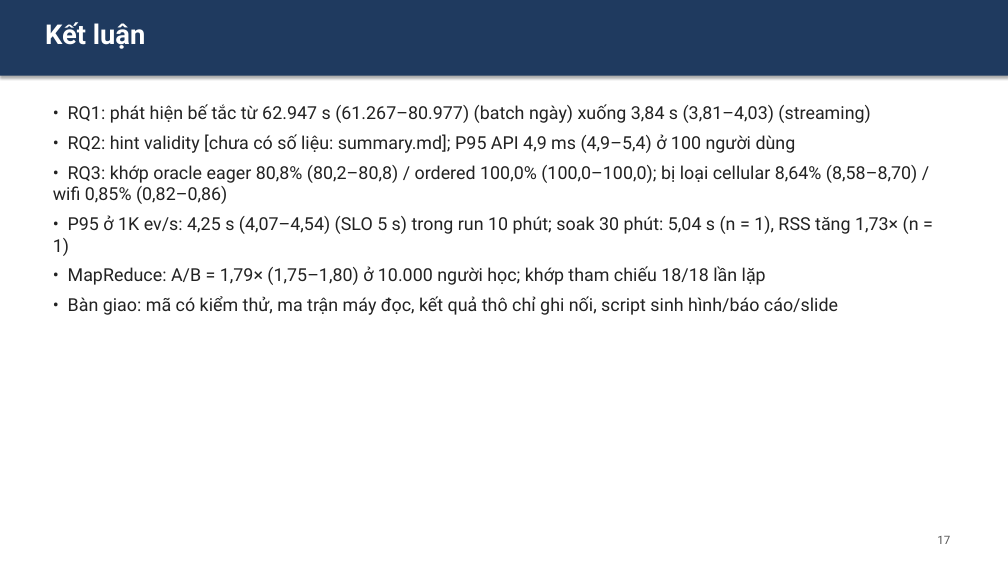
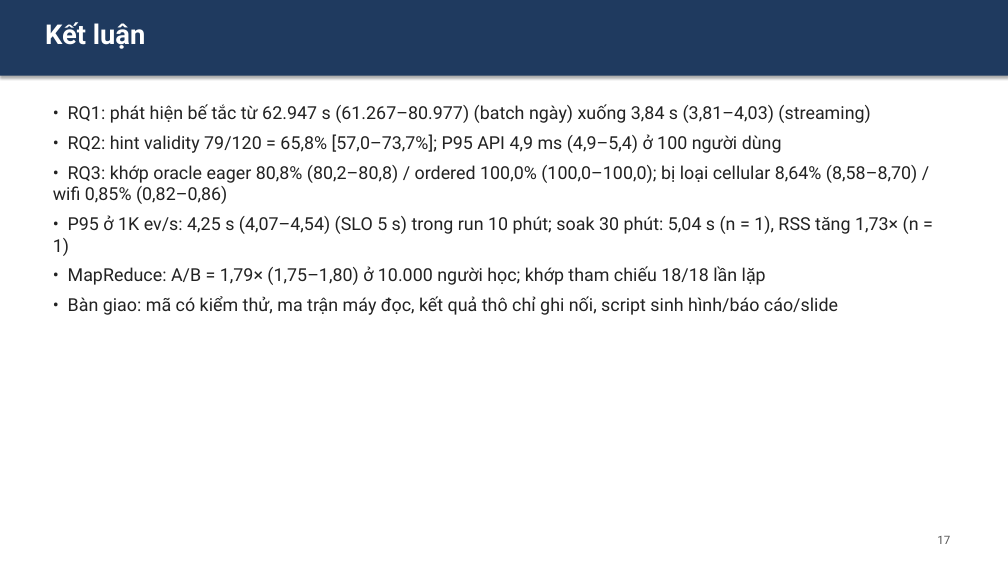
Before and after one commit to vankcdhv/ai-math-tutor, a slide deck: slide 18 of slides/slide.pptx. Drawn at 1008x567 pixels with LibreOffice and Linux fonts; fonts in the diff are those of the drawing. Boxes give left, top, right and bottom in pixels: in the first picture for what was removed or moved away, otherwise in the second. Text is boxed around its words. In the diff, an @@ line names an element or a change of style, - is before the commit and + after.

```diff
--- a/slides/slide.pptx
+++ b/slides/slide.pptx
@@ text at box(68, 134, 782, 153): text changed @@
-• RQ2: hint validity [chưa có số liệu: summary.md]; P95 API 4,9 ms (4,9–5,4) ở 100 người dùng
+• RQ2: hint validity 79/120 = 65,8% [57,0–73,7%]; P95 API 4,9 ms (4,9–5,4) ở 100 người dùng
```
Also in this commit, not shown: 3 other slides changed.
